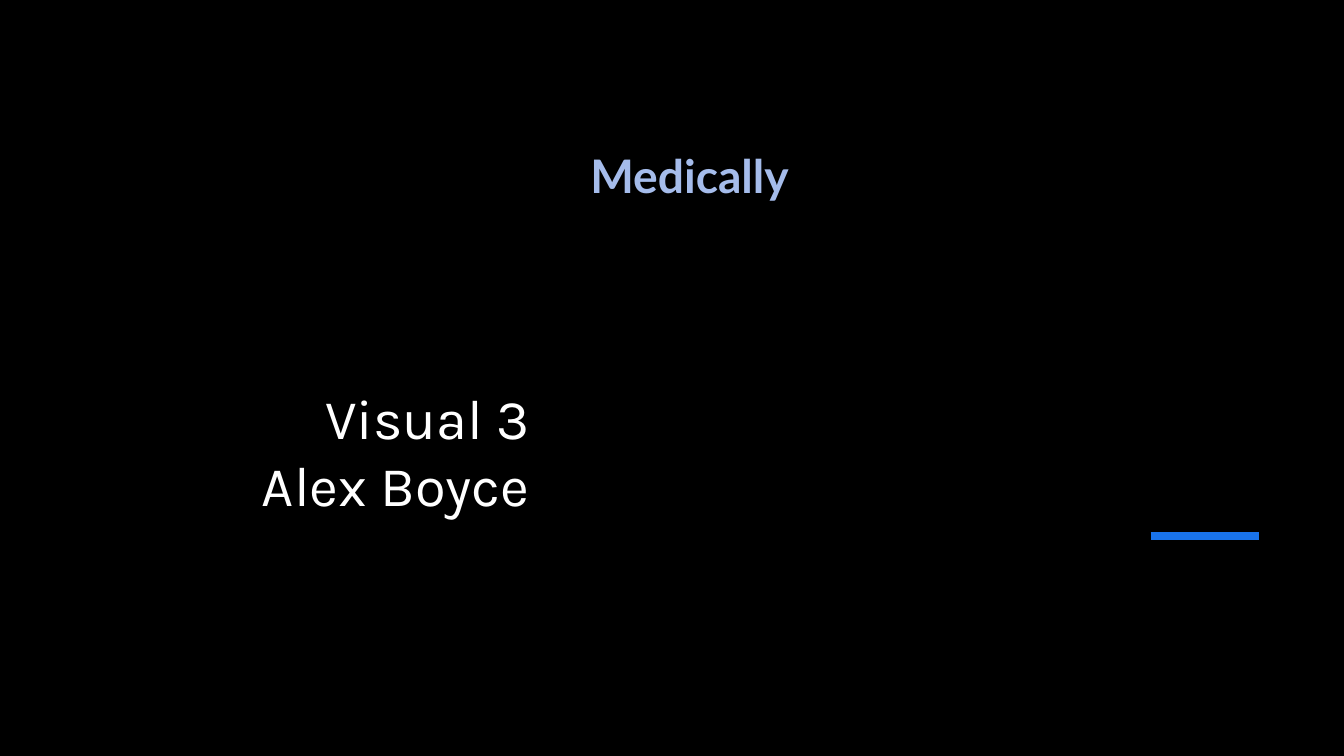
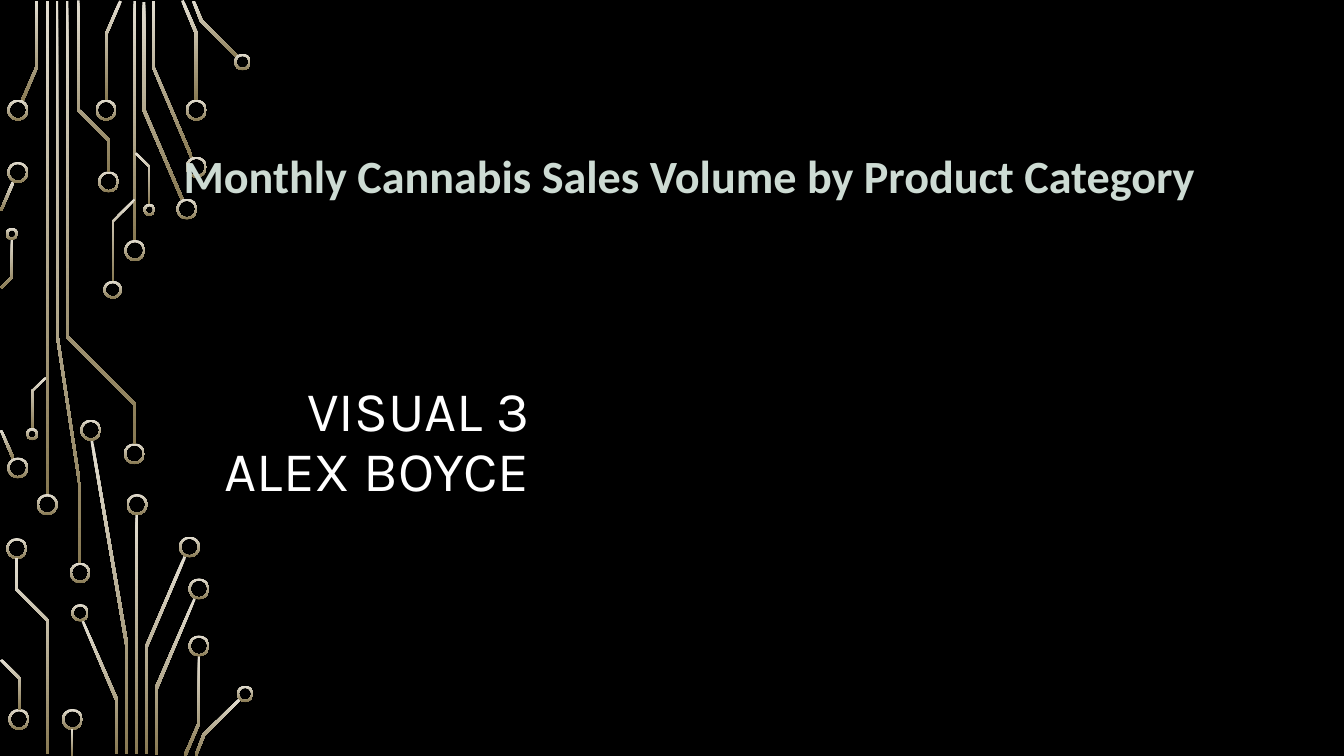
Before and after one commit to nood-leog/CS445-Group, a slide deck: slide 11 of Final Presentation Slides.pptx (slide 3 before the commit). Drawn at 1344x756 pixels with LibreOffice and Linux fonts; fonts in the diff are those of the drawing; background and template pictures are left out. Boxes give left, top, right and bottom in pixels: in the first picture for what was removed or moved away, otherwise in the second. Text is boxed around its words. In the diff, an @@ line names an element or a change of style, - is before the commit and + after.

```diff
--- a/Final Presentation Slides.pptx
+++ b/Final Presentation Slides.pptx
@@ rectangle removed at (402,0,1344,756) @@
@@ text at (184,154,1194,204): text changed; font Lato to Calibri; text colour #A5BCEB to #CDDBD3 @@
-Medically
+Monthly Cannabis Sales Volume by Product Category
@@ title at (225,395,530,492): text changed @@
-Visual 3
-Alex Boyce
+VISUAL 3
+ALEX BOYCE
@@ line removed from (1151, 536) to (1259, 536) @@
@@ group added at (0,0,254,756): 50 freeform shapes, 4 rectangles @@
```
Also in this commit, not shown: 21 other slides changed, 16 slides added.
